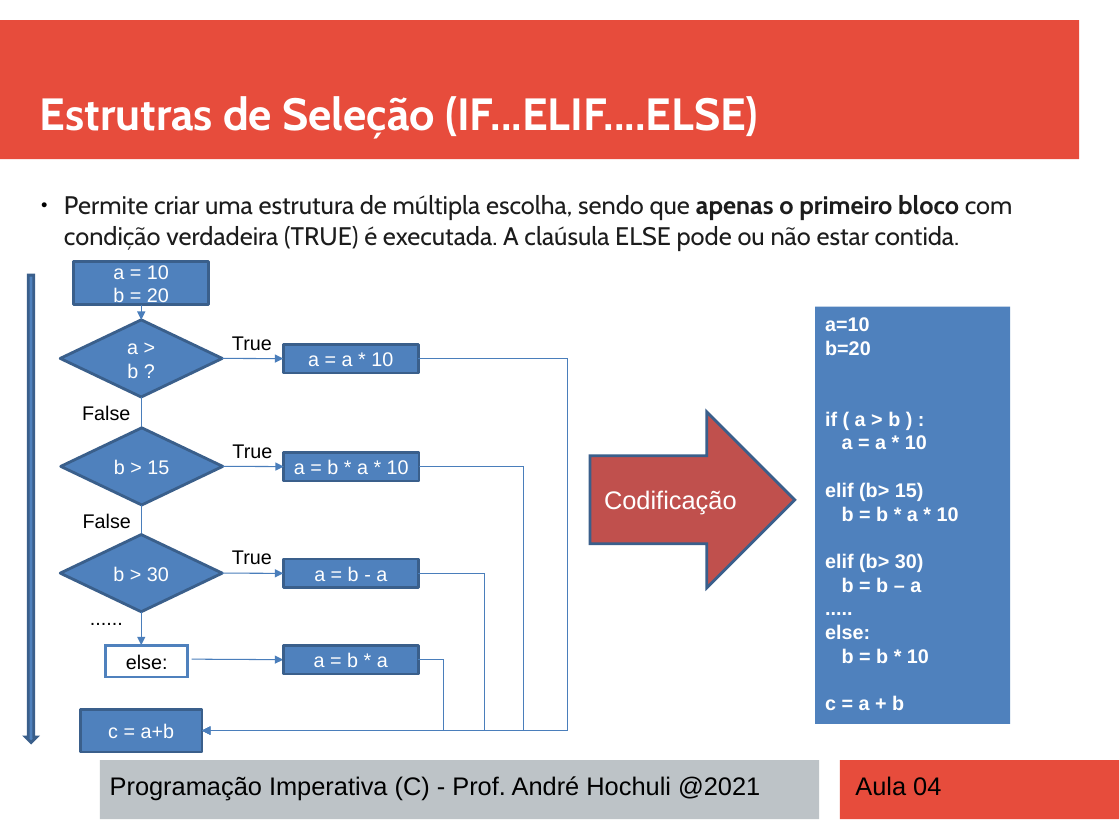
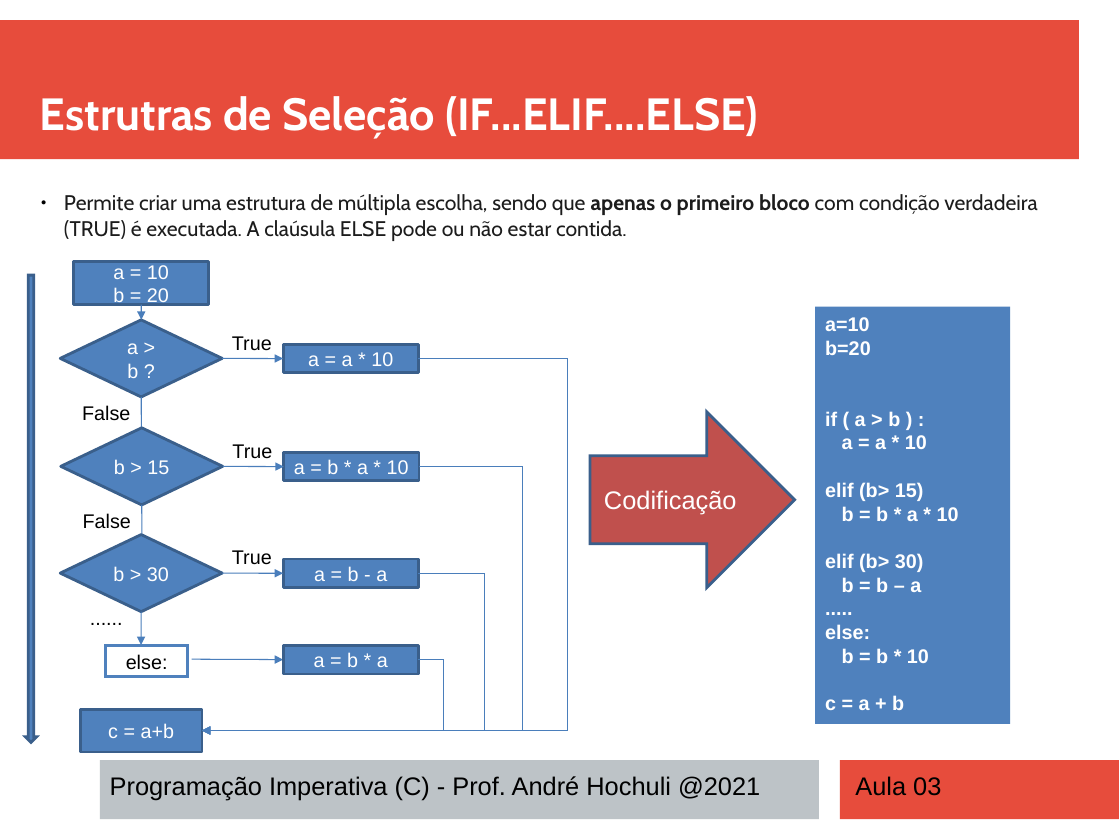
Before and after one commit to andrehochuli/teaching, a slide deck: slide 4 of RaciocinioAlgoritmico/Aula 03 - Estruturas de Seleção Múltiplas (ELIF)/Aula 03 - Estruturas de Seleção Múltiplas (ELIF).pptx. Drawn at 1120x840 pixels with LibreOffice and Linux fonts; fonts in the diff are those of the drawing. Boxes give left, top, right and bottom in pixels: in the first picture for what was removed or moved away, otherwise in the second. Text is boxed around its words. In the diff, an @@ line names an element or a change of style, - is before the commit and + after.

Commit message:
Atualizando aula 03

```diff
--- a/RaciocinioAlgoritmico/Aula 03 - Estruturas de Seleção Múltiplas (ELIF)/Aula 03 - Estruturas de Seleção Múltiplas (ELIF).pptx
+++ b/RaciocinioAlgoritmico/Aula 03 - Estruturas de Seleção Múltiplas (ELIF)/Aula 03 - Estruturas de Seleção Múltiplas (ELIF).pptx
@@ text "Permite criar uma estrutura de ..." at [64, 194, 1037, 241]: size 18 to 15 pt @@
@@ elbow arrow (419, 359) - (202, 731): stroke #4B7EBC 0.75 pt to #4A7EBB 0.75 pt; route changed @@
@@ elbow arrow (419, 466) - (202, 731): stroke #4B7EBC 0.75 pt to #4A7EBB 0.75 pt @@
@@ arrow removed from (142, 505) to (142, 548) @@
@@ freeform shape added at [142, 505, 142, 548], outline #4A7EBB 0.75 pt @@
@@ elbow arrow (419, 573) - (202, 731): stroke #4B7EBC 0.75 pt to #4A7EBB 0.75 pt @@
@@ arrow removed from (223, 573) to (284, 573) @@
@@ freeform shape added at [223, 573, 284, 573], outline #4A7EBB 0.75 pt @@
@@ arrow removed from (141, 612) to (141, 645) @@
@@ freeform shape added at [141, 612, 141, 645], outline #4A7EBB 0.75 pt @@
@@ elbow arrow (419, 660) - (202, 731): stroke #4B7EBC 0.75 pt to #4A7EBB 0.75 pt @@
@@ text at [855, 776, 941, 796]: text changed @@
-Aula 04
+Aula 03
```
Also in this commit, not shown: 6 other slides changed, 1 other file.
